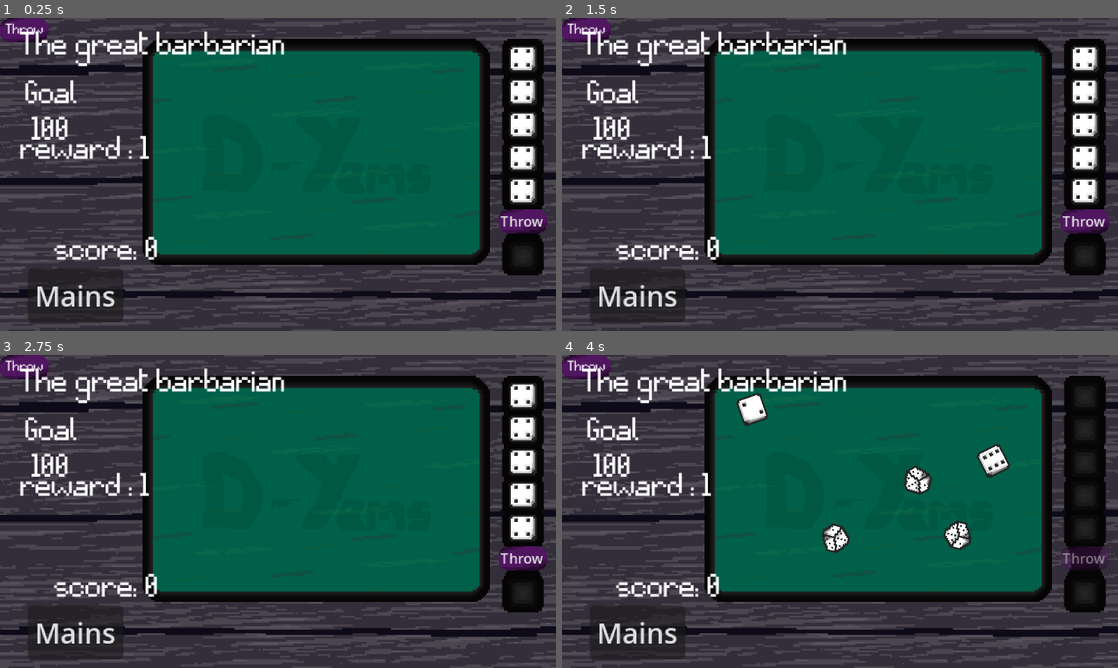
Above: before the commit, frames 1-4 (two rows, left to right).
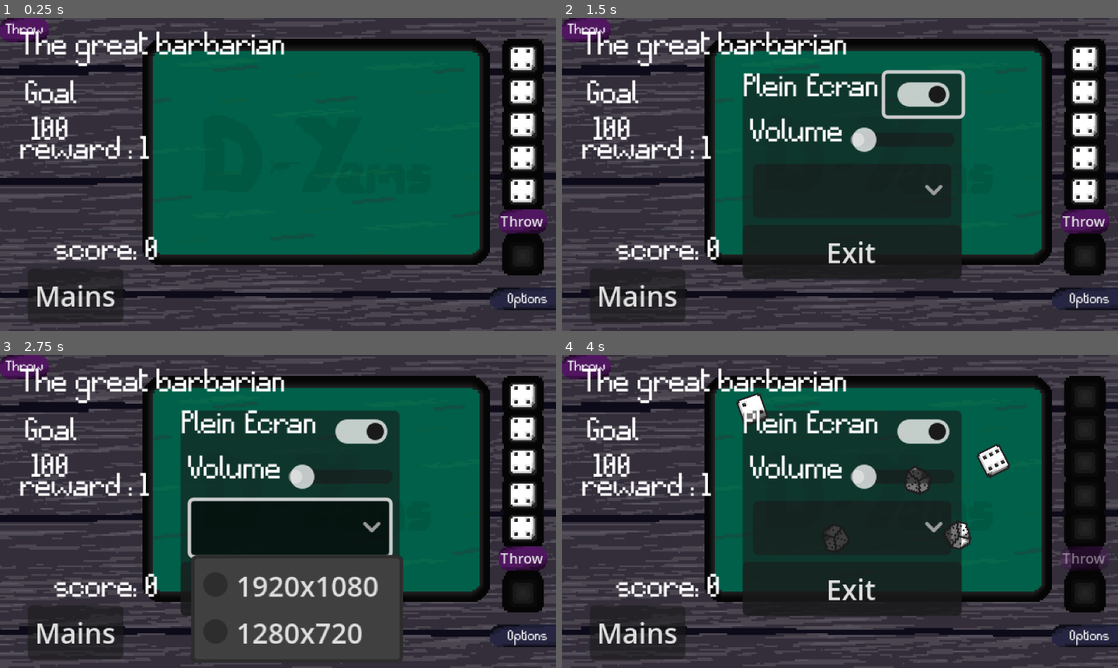
Above: after the commit, the same moments.

Repository: geoffrey66280/D-yams
Game: Godot game, scene res://scenes/game.tscn
The game is run twice, just before and just after one commit, with the same random seed, the same clock (stepped at 60 frames per second) and the same inputs. This scene is started directly instead of the project's main scene.
Inputs (mouse positions are in pixels of both pictures, inside the frame that each line leads up to):
- Up to frame 1 (0.25 s): no input
- Up to frame 2 (1.5 s): click (1084, 299) at 0.5 s, where only the run after the commit has a clickable "Options"; click (923, 93) at 1.27 s
- Up to frame 3 (2.75 s): click (289, 527) at 2.02 s
- Up to frame 4 (4 s): click "Throw" at 2.75 s; click "Throw" at 3.5 s

The runs differ from the first frame. In frame 1, 0.7% of the frame differs, in the area x 88-100%, y 86-94%; in frame 2, 26%; in frame 3, 26%, in the area x 32-100%, y 17-99%; in frame 4, 25%.

Commit message:
design option button

Diff:
--- a/scenes/MenuOptions.tscn
+++ b/scenes/MenuOptions.tscn
@@ -1,6 +1,7 @@
-[gd_scene load_steps=2 format=3 uid="uid://bbwu0goj8tpe6"]
+[gd_scene load_steps=3 format=3 uid="uid://bbwu0goj8tpe6"]
 
-[ext_resource type="Script" path="res://scripts/menu_options.gd" id="1_cfg3g"]
+[ext_resource type="Script" uid="uid://q57ejhi8w0at" path="res://scripts/menu_options.gd" id="1_cfg3g"]
+[ext_resource type="LabelSettings" uid="uid://dlfdh15f0qkom" path="res://assets/fonts/global_font.tres" id="2_r8pli"]
 
 [node name="MenuOptions" type="Control"]
 layout_mode = 3
@@ -25,31 +26,38 @@
 [node name="HBoxContainer" type="HBoxContainer" parent="PanelContainer/MarginContainer/VBoxContainer"]
 custom_minimum_size = Vector2(100, 0)
 layout_mode = 2
+size_flags_horizontal = 4
 mouse_filter = 2
 
 [node name="Label" type="Label" parent="PanelContainer/MarginContainer/VBoxContainer/HBoxContainer"]
 layout_mode = 2
 text = "Plein Ecran"
+label_settings = ExtResource("2_r8pli")
+horizontal_alignment = 3
+vertical_alignment = 1
 
 [node name="CheckButton" type="CheckButton" parent="PanelContainer/MarginContainer/VBoxContainer/HBoxContainer"]
 layout_mode = 2
 
 [node name="HBoxContainer2" type="HBoxContainer" parent="PanelContainer/MarginContainer/VBoxContainer"]
 layout_mode = 2
+size_flags_horizontal = 4
 mouse_filter = 2
 
 [node name="Label" type="Label" parent="PanelContainer/MarginContainer/VBoxContainer/HBoxContainer2"]
 layout_mode = 2
 text = "Volume"
+label_settings = ExtResource("2_r8pli")
 
 [node name="HSlider" type="HSlider" parent="PanelContainer/MarginContainer/VBoxContainer/HBoxContainer2"]
-custom_minimum_size = Vector2(80, 20)
+custom_minimum_size = Vector2(60, 20)
 layout_mode = 2
 min_value = 1.0
 value = 1.0
 
 [node name="OptionButton" type="OptionButton" parent="PanelContainer/MarginContainer/VBoxContainer"]
 layout_mode = 2
+size_flags_horizontal = 4
 item_count = 2
 popup/item_0/text = "1920x1080"
 popup/item_0/id = 0
--- a/scenes/game.tscn
+++ b/scenes/game.tscn
@@ -7,6 +7,8 @@
 [ext_resource type="PackedScene" uid="uid://wrp24du2r1p5" path="res://scenes/level_information.tscn" id="3_lnu2h"]
 [ext_resource type="PackedScene" uid="uid://cfaie0utf5d8m" path="res://scenes/PopupCombination.tscn" id="4_lbhrr"]
 [ext_resource type="PackedScene" uid="uid://bbwu0goj8tpe6" path="res://scenes/MenuOptions.tscn" id="7_u5sy4"]
+[ext_resource type="Texture2D" uid="uid://ee3wpimgd5f3" path="res://assets/sprites/button_options.png" id="8_gee14"]
+[ext_resource type="LabelSettings" uid="uid://di7nscev3345u" path="res://assets/fonts/button_font.tres" id="9_0tnpc"]
 
 [node name="Game" type="Node2D"]
 script = ExtResource("1_u5sy4")
@@ -40,17 +42,30 @@
 text = "Mains"
 
 [node name="MenuOptions" parent="." instance=ExtResource("7_u5sy4")]
-offset_left = -320.0
+visible = false
+z_index = 5
+offset_left = 104.0
 offset_top = 32.0
-offset_right = -320.0
+offset_right = 104.0
 offset_bottom = 32.0
 
 [node name="ButtonOptions" type="Button" parent="."]
-offset_left = -312.0
-offset_top = -8.0
-offset_right = -242.0
-offset_bottom = 23.0
+offset_left = 278.0
+offset_top = 151.0
+offset_right = 324.0
+offset_bottom = 172.0
+icon = ExtResource("8_gee14")
+flat = true
+icon_alignment = 1
+
+[node name="Options_Label" type="Label" parent="ButtonOptions"]
+layout_mode = 0
+offset_left = 14.0
+offset_top = 8.0
+offset_right = 37.0
+offset_bottom = 17.0
 text = "Options"
+label_settings = ExtResource("9_0tnpc")
 
 [connection signal="pressed" from="ButtonCombination" to="." method="_on_button_pressed"]
 [connection signal="pressed" from="ButtonOptions" to="." method="_on_button_options_pressed"]
--- a/scenes/ligne_score.gd
+++ /dev/null
@@ -1,10 +0,0 @@
-extends HBoxContainer
-
-@onready var label_name = $NomMain
-@onready var label_value = $ZoneScore/FondBleu/Label
-@onready var label_multi = $ZoneScore/FondRouge/Label
-
-func mettre_a_jour_infos(combination_name: String, score: int, multi: int):
-	label_name.text = combination_name
-	label_value.text = str(score)
-	label_multi.text = str(multi)
--- a/scenes/menu_options.gd
+++ /dev/null
@@ -1,22 +0,0 @@
-extends Control
-
-@onready var full_screen_button = $PanelContainer/MarginContainer/VBoxContainer/HBoxContainer/CheckButton
-@onready var slider_volume = $PanelContainer/MarginContainer/VBoxContainer/HBoxContainer2/HSlider
-@onready var menu_resolution = $PanelContainer/MarginContainer/VBoxContainer/OptionButton
-
-func _ready():
-	visible = false
-	full_screen_button.toggled.connect(_on_full_screen_toggled)
-	menu_resolution.item_selected.connect(_on_resolution_selected)
-
-func _on_full_screen_toggled(est_actif):
-	if est_actif:
-		DisplayServer.window_set_mode(DisplayServer.WINDOW_MODE_FULLSCREEN)
-	else:
-		DisplayServer.window_set_mode(DisplayServer.WINDOW_MODE_WINDOWED)
-
-func _on_resolution_selected(index):
-	if index == 0:
-		DisplayServer.window_set_size(Vector2i(1920, 1080))
-	elif index == 1:
-		DisplayServer.window_set_size(Vector2i(1280, 720))
--- a/scenes/player_dices.tscn
+++ b/scenes/player_dices.tscn
@@ -107,20 +107,6 @@
 grow_vertical = 2
 texture = ExtResource("6_a7aop")
 
-[node name="OptionButton" type="OptionButton" parent="."]
-layout_mode = 1
-anchors_preset = 6
-anchor_left = 1.0
-anchor_top = 0.5
-anchor_right = 1.0
-anchor_bottom = 0.5
-offset_left = -295.0
-offset_top = 218.0
-offset_right = -71.0
-offset_bottom = 258.0
-grow_horizontal = 0
-grow_vertical = 2
-
 [node name="Button" type="Button" parent="."]
 layout_mode = 1
 anchors_preset = 6
Not shown: 1 places in scenes/game.tscn that only renumber resources
Not shown, removed: scenes/ligne_score.gd.uid
Not shown, removed: scenes/menu_options.gd.uid
Not shown: 1 places in scenes/player_dices.tscn that only renumber resources
